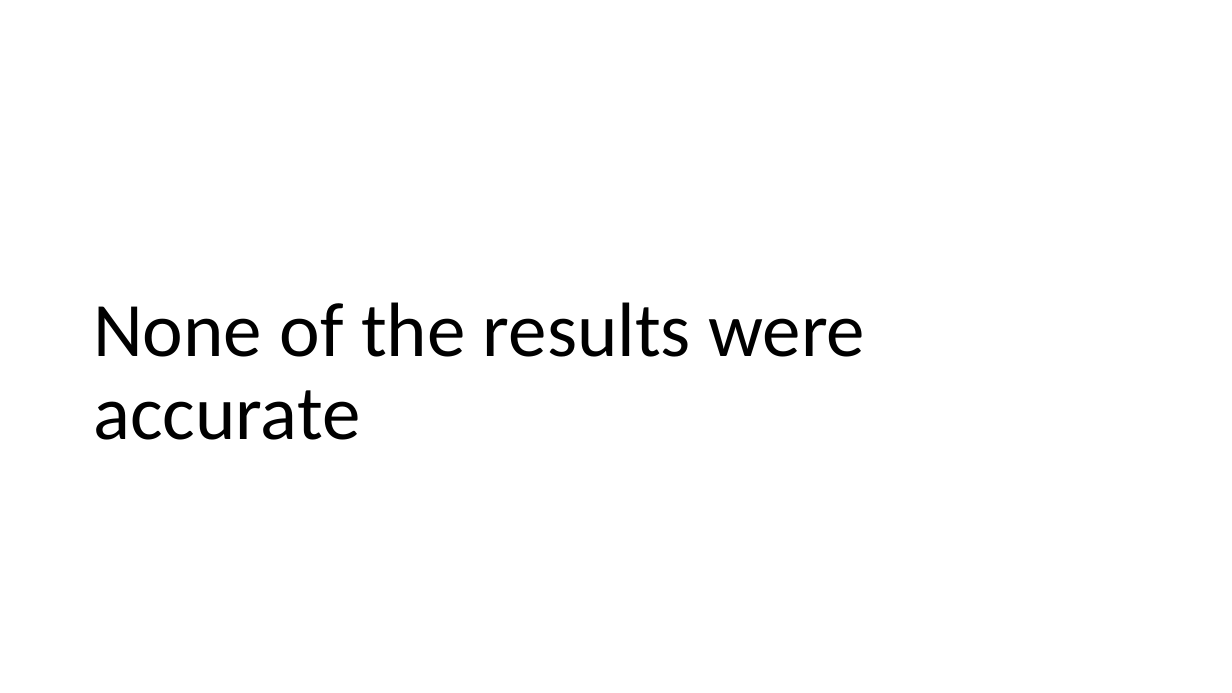
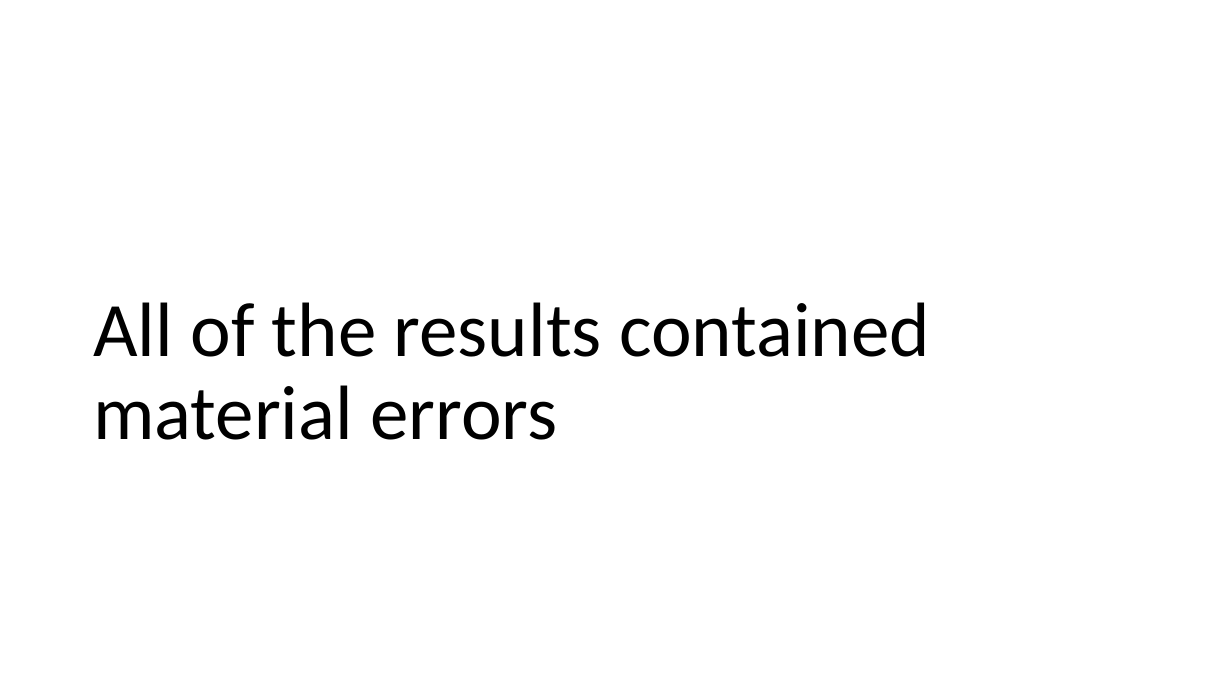
Before and after one commit to PirateGrunt/CLRS2015, a slide deck: slide 4 of 2015_CLRS.pptx. Drawn at 1232x693 pixels with LibreOffice and Linux fonts; fonts in the diff are those of the drawing. Boxes give left, top, right and bottom in pixels: in the first picture for what was removed or moved away, otherwise in the second. Text is boxed around its words. In the diff, an @@ line names an element or a change of style, - is before the commit and + after.

```diff
--- a/2015_CLRS.pptx
+++ b/2015_CLRS.pptx
@@ title at [93,302,930,440]: text changed @@
-None of the results were accurate
+All of the results contained material errors
```
Also in this commit, not shown: 5 other slides changed.
